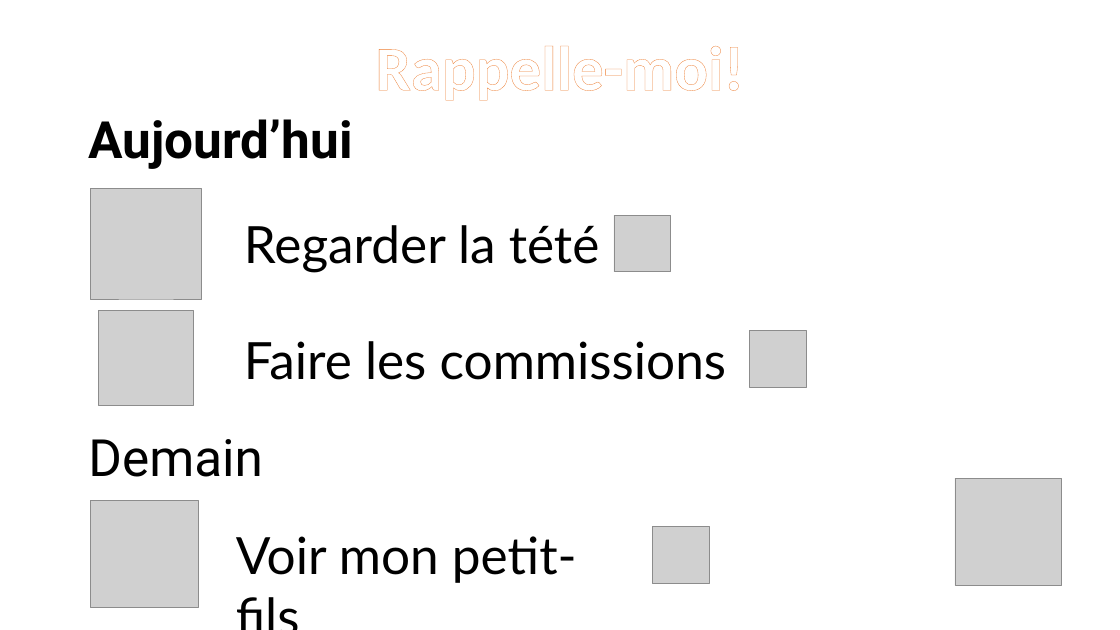
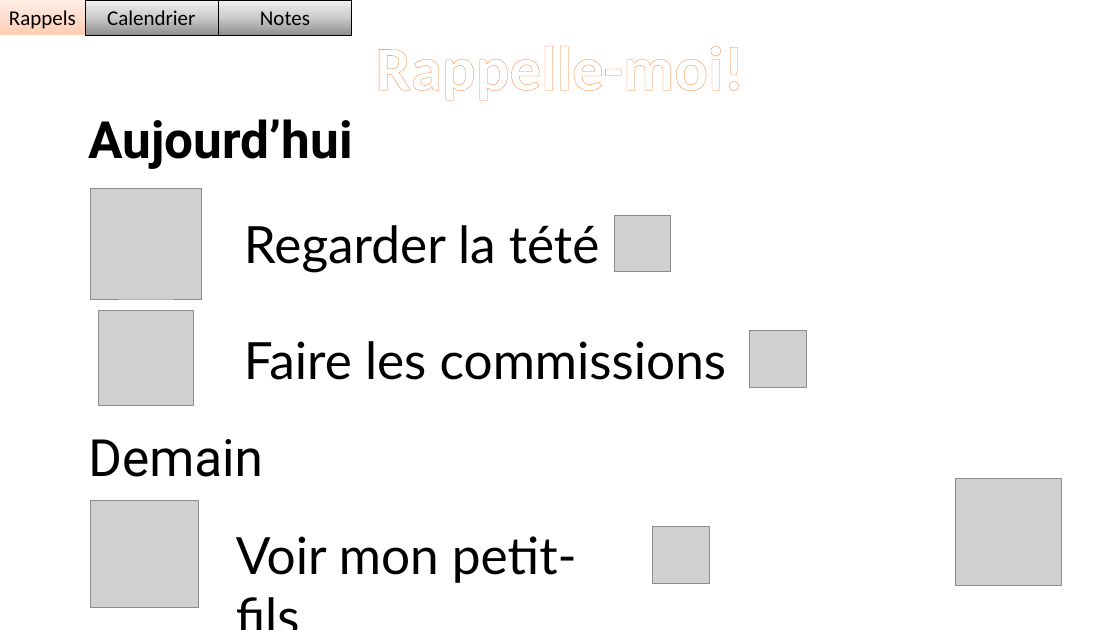
Before and after one commit to Ikewolf77/IHM_Projet, a slide deck: slide 1 of Design/Design.pptx. Drawn at 1120x630 pixels with LibreOffice and Linux fonts; fonts in the diff are those of the drawing; grey boxes stand for pictures. Boxes give left, top, right and bottom in pixels: in the first picture for what was removed or moved away, otherwise in the second. Text is boxed around its words. In the diff, an @@ line names an element or a change of style, - is before the commit and + after.

```diff
--- a/Design/Design.pptx
+++ b/Design/Design.pptx
@@ rectangle added at bbox=[0, 0, 85, 35], fill gradient #FFCEB3 to #FFDFCF to #FFEFE7, 18 pt, text #000000 @@
+Rappels
@@ rectangle added at bbox=[85, 0, 218, 35], fill gradient #909090 to #CCCCCC to #F2F2F2, outline #000000 0.25 pt, 18 pt, text #000000 @@
+Calendrier
@@ rectangle added at bbox=[218, 0, 351, 35], fill gradient #909090 to #CCCCCC to #F2F2F2, outline #000000 0.25 pt, 18 pt, text #000000 @@
+Notes
```
Also in this commit, not shown: 2 slides added.
